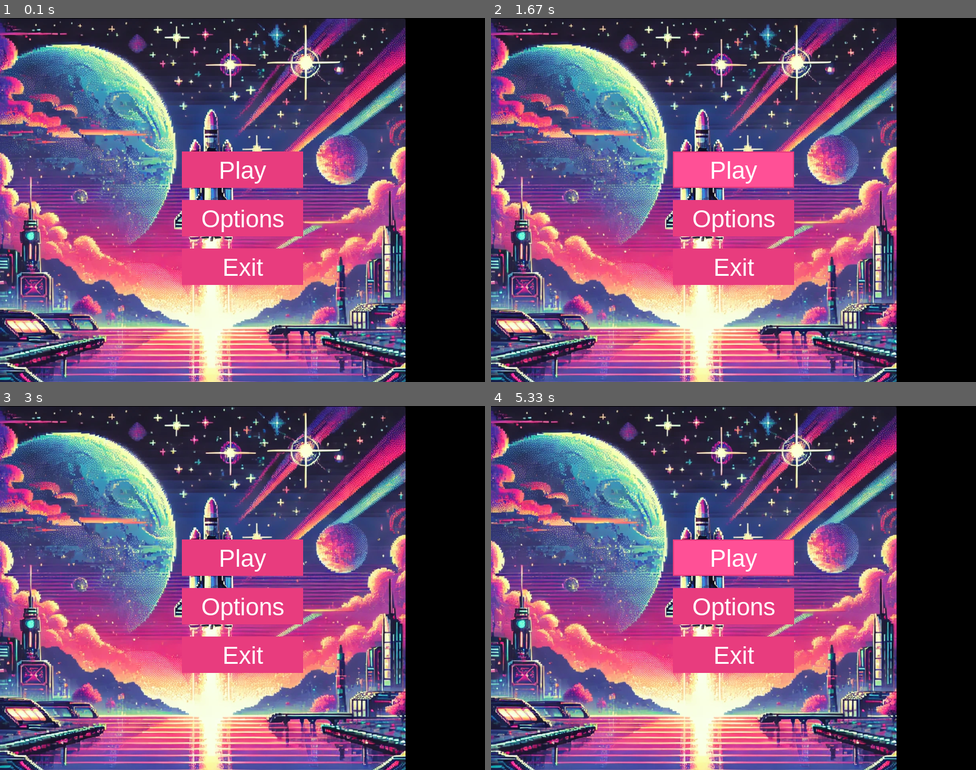
Above: before the commit, frames 1-4 (two rows, left to right).
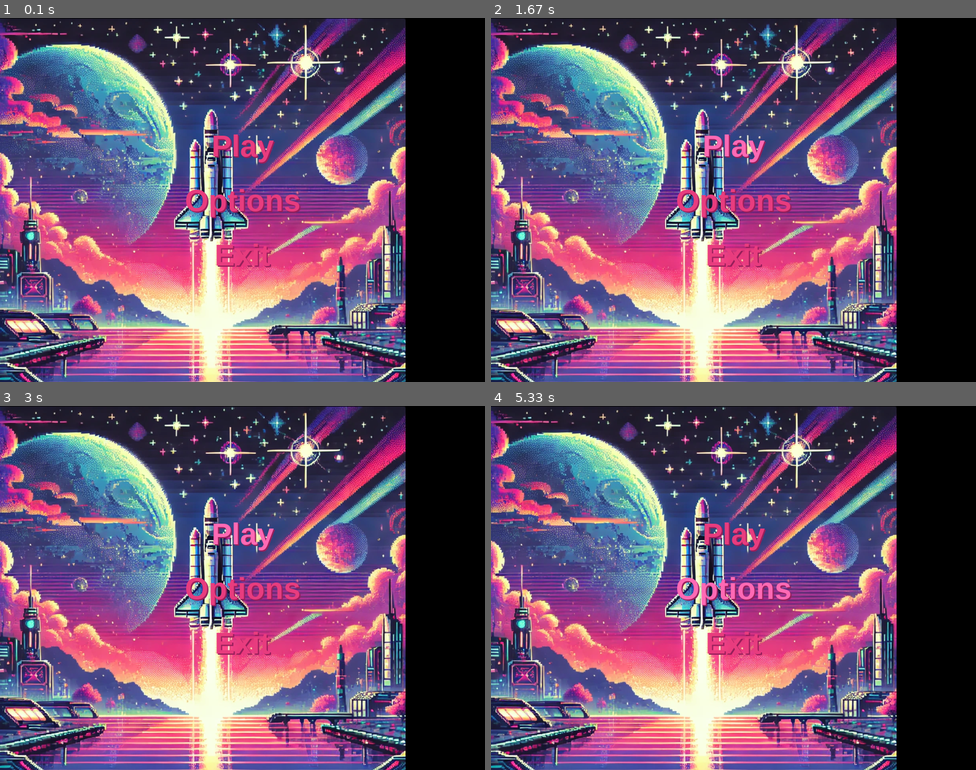
Above: after the commit, the same moments.

Repository: NelsinT/pygame
Game: pygame game, started from pygame/game/game.py
The game is run twice, just before and just after one commit, with the same random seed, the same clock (stepped at 60 frames per second) and the same inputs.
Inputs (mouse positions are in pixels of both pictures, inside the frame that each line leads up to):
- Up to frame 1 (0.1 s): no input
- Up to frame 2 (1.67 s): click (733, 200) at 0.38 s; click (733, 221) at 0.72 s; click "Play" at 1.55 s
- Up to frame 3 (3 s): click (252, 464) at 1.88 s; click (227, 526) at 2.72 s
- Up to frame 4 (5.33 s): click (665, 511) at 3.05 s; click "Play" at 3.88 s; click (835, 522) at 4.22 s; click (752, 573) at 5.05 s

The runs differ from the first frame. In frame 1, 6.7% of the frame differs, in the area x 37-63%, y 32-74%; in frame 2, 6.8%; in frame 3, 6.8%; in frame 4, 7.0%.

Commit message:
Homescreen finish?

Diff:
--- a/pygame/game/game.py
+++ b/pygame/game/game.py
@@ -10,12 +10,11 @@
 pygame.display.set_caption("Stellar Conquest")
 
 # Configuração dos botões
-font = pygame.font.SysFont("Arial", 40)
-button_width, button_height = 200, 60
-button_spacing = 20
-button_base_color = (232, 60, 126)  # Cor do botão
-button_hover_color = (255, 80, 150)  # Cor ao passar o mouse
-button_border_color = (232, 60, 126)  # Cor das bordas
+font = pygame.font.SysFont("Arial", 50, bold=True)  # Fonte maior e em negrito
+button_spacing = 40
+button_text_color = (232, 60, 126)  # Cor do texto base
+button_hover_color = (255, 105, 180)  # Cor ao passar o mouse (vibrante)
+shadow_color = (150, 30, 90)  # Cor para a sombra do texto
 
 # Caminho completo para a imagem
 image_path = r"C:\Users\NelsinT\Desktop\pygame\pygame\imagens\homescreen.png"
@@ -39,21 +38,27 @@
     sys.exit()
 
 
-def draw_button(screen, text, rect, font, base_color, hover_color, border_color):
+def draw_text_button(screen, text, position, font, base_color, hover_color, shadow_color):
     mouse_pos = pygame.mouse.get_pos()
-    is_hovered = rect.collidepoint(mouse_pos)
+
+    # Verifica se o mouse está sobre o texto
+    text_surface = font.render(text, True, base_color)
+    text_rect = text_surface.get_rect(center=position)
+    is_hovered = text_rect.collidepoint(mouse_pos)
+
+    # Altera a cor do texto ao passar o mouse
     color = hover_color if is_hovered else base_color
+    text_surface = font.render(text, True, color)
 
-    # Desenha o botão
-    pygame.draw.rect(screen, color, rect)
-    pygame.draw.rect(screen, border_color, rect, 2)  # Borda personalizada
+    # Adiciona sombra ao texto
+    shadow_surface = font.render(text, True, shadow_color)
+    shadow_rect = shadow_surface.get_rect(center=(position[0] + 2, position[1] + 2))  # Leve deslocamento para sombra
+    screen.blit(shadow_surface, shadow_rect)
 
-    # Desenha o texto
-    text_surface = font.render(text, True, (255, 255, 255))
-    text_rect = text_surface.get_rect(center=rect.center)
+    # Desenha o texto principal
     screen.blit(text_surface, text_rect)
 
-    # Retorna True se o botão foi clicado
+    # Retorna True se o texto foi clicado
     return is_hovered and pygame.mouse.get_pressed()[0]
 
 
@@ -75,17 +80,17 @@
     # Exibe a imagem na tela redimensionada
     screen.blit(homescreen_image, (0, 0))
 
-    # Recalcula as posições dos botões para manter a centralização
-    play_button = pygame.Rect((screen_width // 2 - button_width // 2, screen_height // 2 - button_height - button_spacing), (button_width, button_height))
-    options_button = pygame.Rect((screen_width // 2 - button_width // 2, screen_height // 2), (button_width, button_height))
-    exit_button = pygame.Rect((screen_width // 2 - button_width // 2, screen_height // 2 + button_height + button_spacing), (button_width, button_height))
+    # Calcula as posições dos textos (botões) para manter a centralização
+    play_position = (screen_width // 2, screen_height // 2 - 50 - button_spacing)
+    options_position = (screen_width // 2, screen_height // 2)
+    exit_position = (screen_width // 2, screen_height // 2 + 50 + button_spacing)
 
-    # Desenha os botões e detecta cliques
-    if draw_button(screen, "Play", play_button, font, button_base_color, button_hover_color, button_border_color):
+    # Desenha os textos (botões) e detecta cliques
+    if draw_text_button(screen, "Play", play_position, font, button_text_color, button_hover_color, shadow_color):
         print("Play button clicked!")  # Ação do botão Play
-    if draw_button(screen, "Options", options_button, font, button_base_color, button_hover_color, button_border_color):
+    if draw_text_button(screen, "Options", options_position, font, button_text_color, button_hover_color, shadow_color):
         print("Options button clicked!")  # Ação do botão Options
-    if draw_button(screen, "Exit", exit_button, font, button_base_color, button_hover_color, button_border_color):
+    if draw_text_button(screen, "Exit", exit_position, font, button_text_color, button_hover_color, shadow_color):
         running = False  # Fecha o programa
 
     # Atualiza o display
